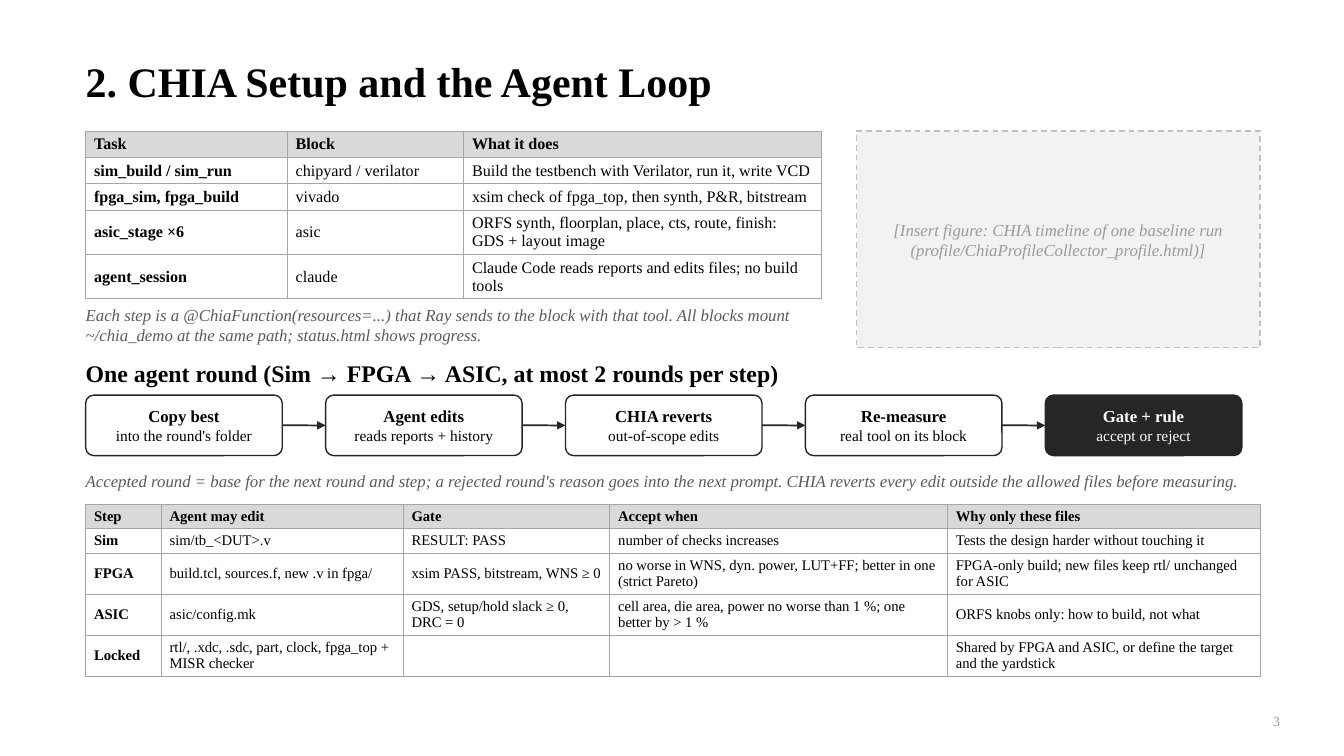
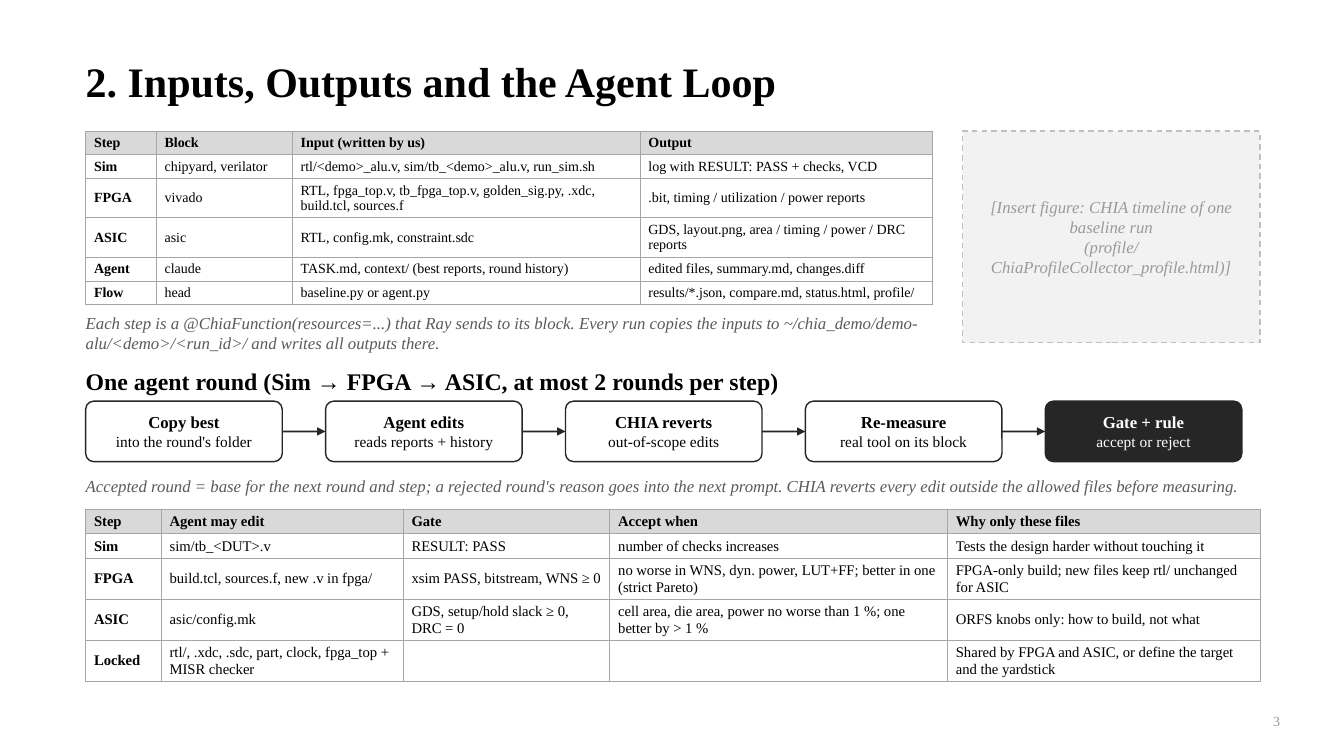
Before and after one commit to chipchip-tech/CHIA-workflow, a slide deck: slide 3 of projects/demo-alu/report/ProgressReport_22-11.pptx. Drawn at 1344x756 pixels with LibreOffice and Linux fonts; fonts in the diff are those of the drawing. Boxes give left, top, right and bottom in pixels: in the first picture for what was removed or moved away, otherwise in the second. Text is boxed around its words. In the diff, an @@ line names an element or a change of style, - is before the commit and + after.

```diff
--- a/projects/demo-alu/report/ProgressReport_22-11.pptx
+++ b/projects/demo-alu/report/ProgressReport_22-11.pptx
@@ text at (x1=86, y1=68, x2=776, y2=105): text changed @@
-2. CHIA Setup and the Agent Loop
+2. Inputs, Outputs and the Agent Loop
@@ table at (x1=86, y1=131, x2=933, y2=304) @@
-Task | Block | What it does
-sim_build / sim_run | chipyard / verilator | Build the testbench with Verilator, run it, write VCD
-fpga_sim, fpga_build | vivado | xsim check of fpga_top, then synth, P&R, bitstream
-asic_stage ×6 | asic | ORFS synth, floorplan, place, cts, route, finish: GDS + layout image
-agent_session | claude | Claude Code reads reports and edits files; no build tools
+Step | Block | Input (written by us) | Output
+Sim | chipyard, verilator | rtl/<demo>_alu.v, sim/tb_<demo>_alu.v, run_sim.sh | log with RESULT: PASS + checks, VCD
+FPGA | vivado | RTL, fpga_top.v, tb_fpga_top.v, golden_sig.py, .xdc, build.tcl, sources.f | .bit, timing / utilization / power reports
+ASIC | asic | RTL, config.mk, constraint.sdc | GDS, layout.png, area / timing / power / DRC reports
+Agent | claude | TASK.md, context/ (best reports, round history) | edited files, summary.md, changes.diff
+Flow | head | baseline.py or agent.py | results/*.json, compare.md, status.html, profile/
@@ table resized from (x1=86, y1=131, x2=822, y2=295) to (x1=86, y1=131, x2=933, y2=304) @@
@@ rectangle "[Insert figure: CHIA timeline of ..." resized from (x1=857, y1=131, x2=1260, y2=348) to (x1=963, y1=131, x2=1260, y2=343) @@
@@ text at (x1=86, y1=317, x2=918, y2=353): text changed @@
-Each step is a @ChiaFunction(resources=...) that Ray sends to the block with that tool. All blocks mount ~/chia_demo at the same path; status.html shows progress.
+Each step is a @ChiaFunction(resources=...) that Ray sends to its block. Every run copies the inputs to ~/chia_demo/demo-alu/<demo>/<run_id>/ and writes all outputs there.
@@ text "One agent round (Sim → ..." moved from (x1=86, y1=365, x2=778, y2=387) to (x1=86, y1=373, x2=778, y2=395) @@
@@ 5 rounded rectangles, 4 arrows, 1 text, 1 table moved together from (x1=86, y1=395, x2=1260, y2=675) to (x1=86, y1=401, x2=1260, y2=681) @@
```
Also in this commit, not shown: 3 other files.
